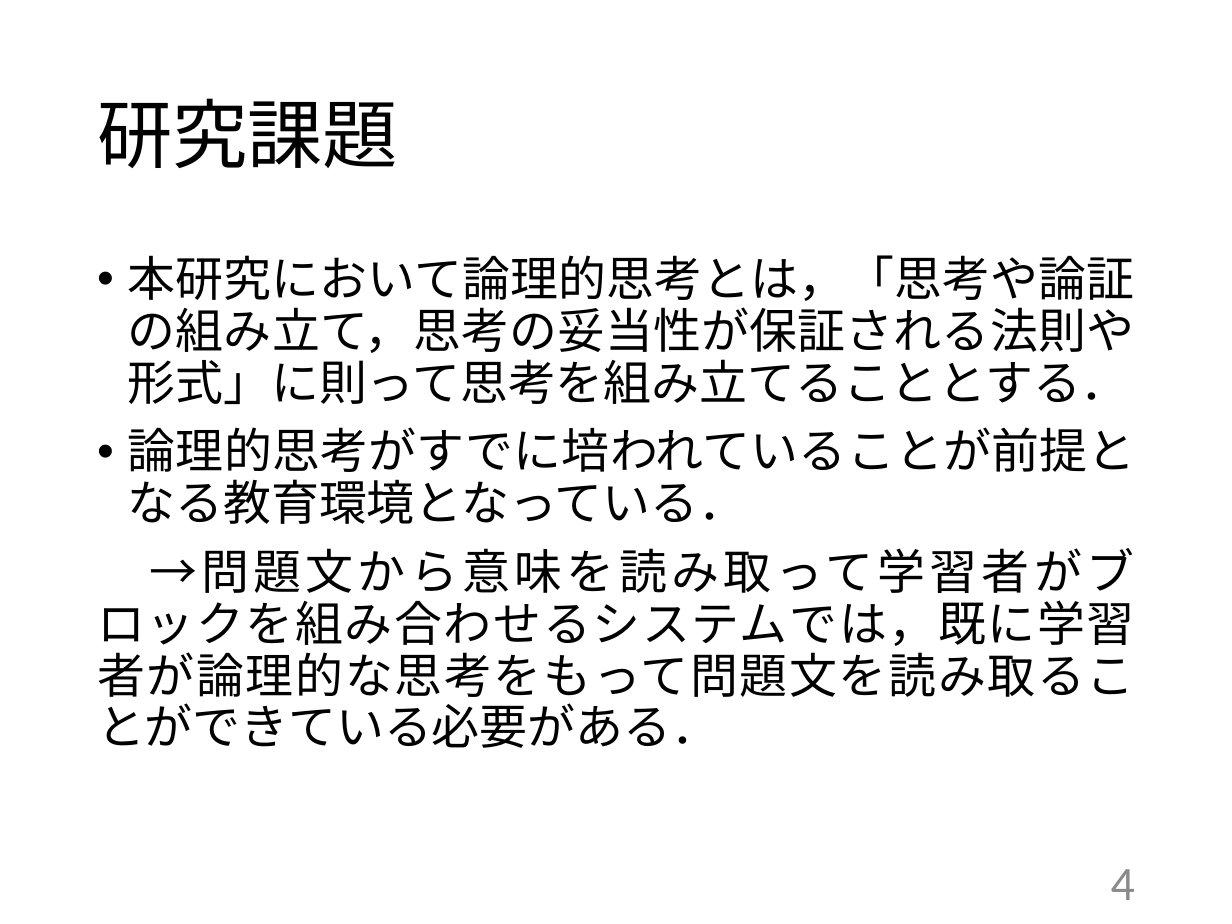
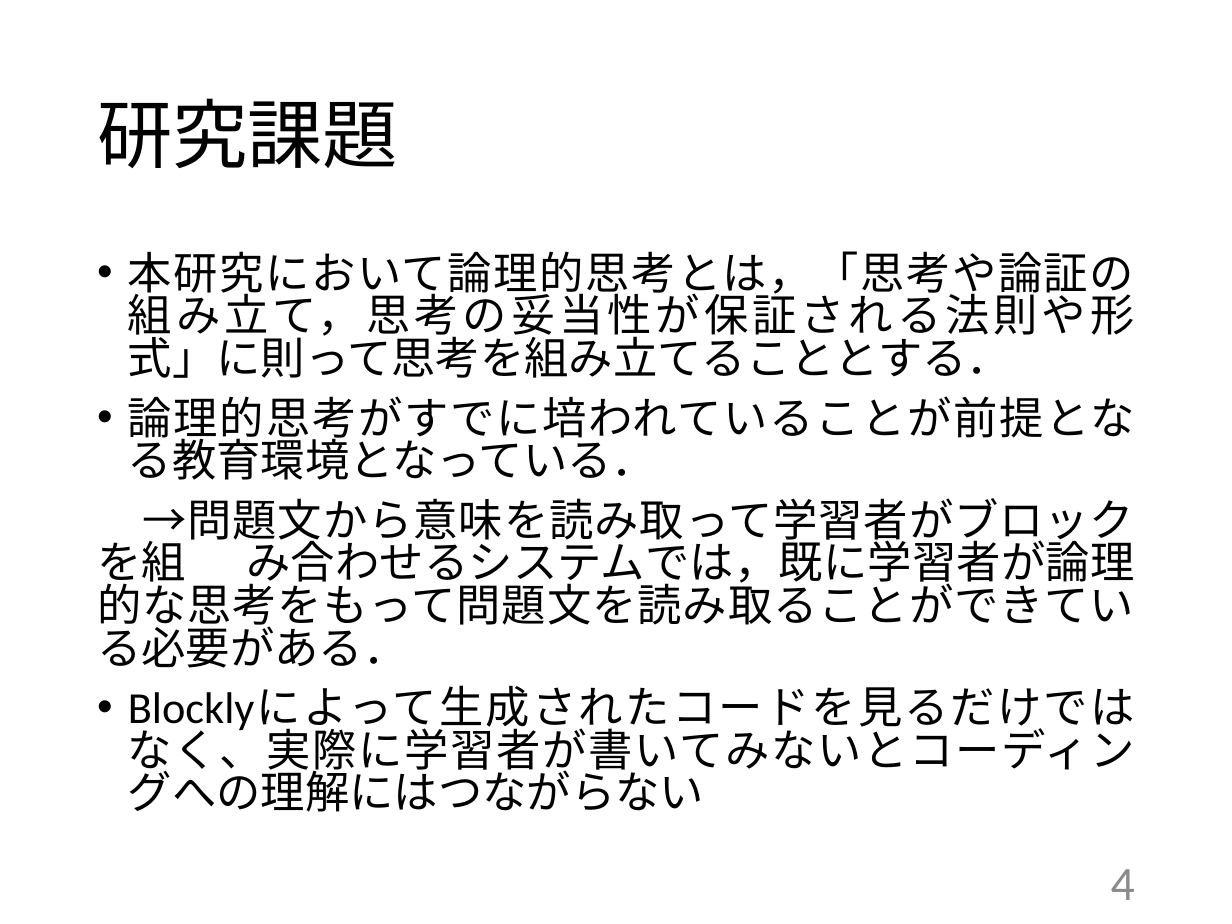
Before and after one commit to kait-takanolab/1821121-shimaoka-thesis, a slide deck: slide 4 of 1821121_shimaoka_tyuukan.pptx. Drawn at 1232x924 pixels with LibreOffice and Linux fonts; fonts in the diff are those of the drawing. Boxes give left, top, right and bottom in pixels: in the first picture for what was removed or moved away, otherwise in the second. Text is boxed around its words. In the diff, an @@ line names an element or a change of style, - is before the commit and + after.

```diff
--- a/1821121_shimaoka_tyuukan.pptx
+++ b/1821121_shimaoka_tyuukan.pptx
@@ text at (128, 251, 1135, 480): size 28 to 25.9 pt in "本研究において論理的思考とは，「思考や論証の組み立て，思考の妥当性が保証される法則や形式」に則って思考を組み立てることと ...", "論理的思考がすでに培われていることが前提となる教育環境となっている．"; line spacing 0.9 to 0.8 @@
@@ text at (97, 498, 1135, 812): text changed; size 28 to 25.9 pt @@
-→問題文から意味を読み取って学習者がブロックを組み合わせるシステムでは，既に学習者が論理的な思考をもって問題文を読み取ることができている必要がある．
+→問題文から意味を読み取って学習者がブロックを組 み合わせるシステムでは，既に学習者が論理的な思考をもって問題文を読み取ることができている必要がある．
+• Blocklyによって生成されたコードを見るだけではなく、実際に学習者が書いてみないとコーディングへの理解にはつながらない
```
Also in this commit, not shown: 8 other slides changed, 1 slide removed.
